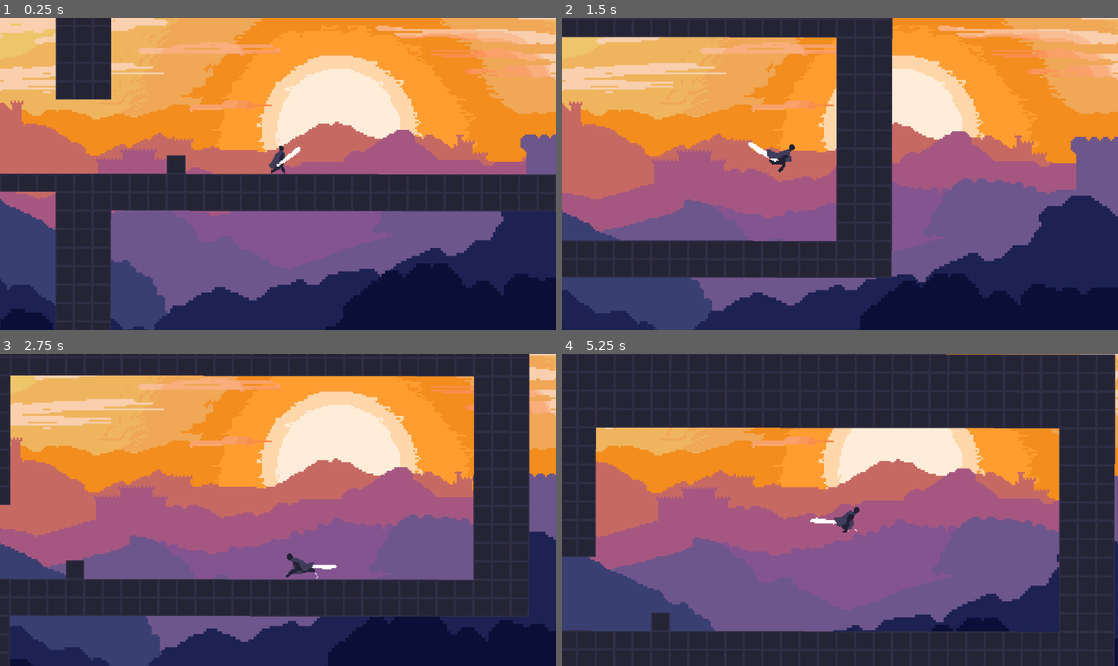
Above: before the commit, frames 1-4 (two rows, left to right).
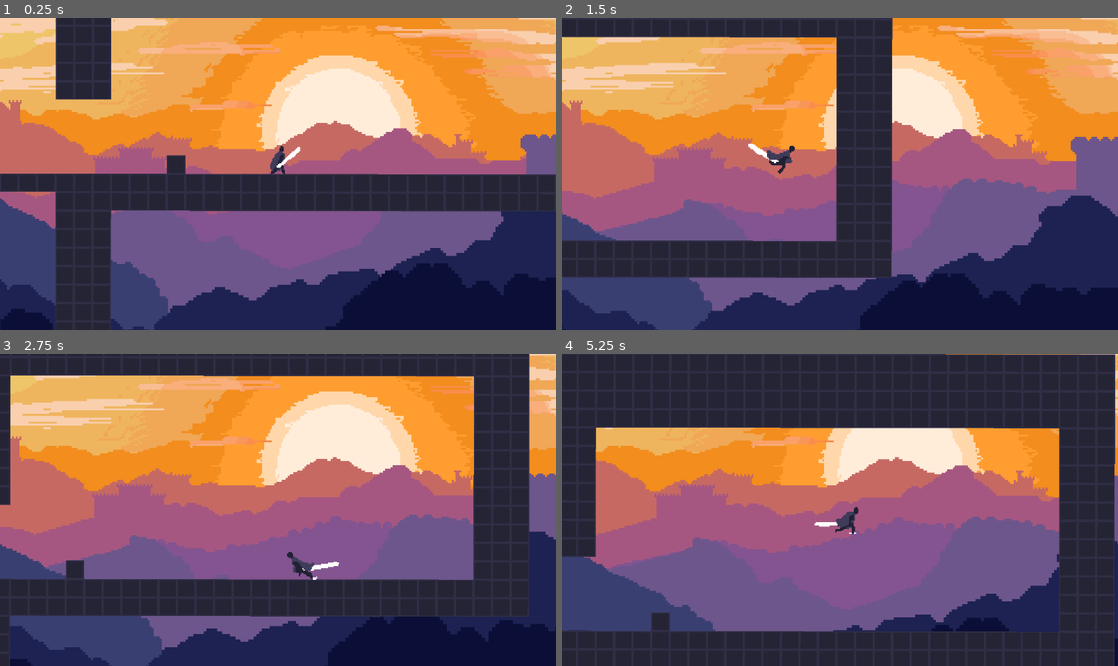
Above: after the commit, the same moments.

Repository: EinarDarri/hr-game-out-of-order
Game: Godot game, scene res://game.tscn
Same seed, same stepped clock (60 frames per second), same inputs: the game is played once before the commit and once after it.
Inputs (mouse positions are in pixels of both pictures, inside the frame that each line leads up to):
- Up to frame 1 (0.25 s): no input
- Up to frame 2 (1.5 s): move the mouse to (962, 158) at 0.52 s; hold D (move_right) from 0.53 s (still down); click (962, 158) at 0.6 s; tap Space (move_jump) at 0.77 s; move the mouse to (728, 189) at 1.27 s; tap S (look_down) at 1.35 s
- Up to frame 3 (2.75 s): tap Space (move_jump) at 1.52 s; move the mouse to (333, 441) at 2.02 s; release D (move_right) at 2.03 s; hold A (move_left) from 2.03 s (still down); hold W (look_up) from 2.03 s (still down)
- Up to frame 4 (5.25 s): move the mouse to (812, 572) at 2.77 s; release A (move_left) at 2.78 s; release W (look_up) at 2.78 s; hold D (move_right) 2.78-4.28 s; tap Shift (move_dash) at 2.85 s; tap Space (move_jump) at 3.02, 3.77, 4.52 s; move the mouse to (1006, 556) at 3.52 s; click (1006, 556) at 3.6 s; move the mouse to (673, 463) at 4.27 s; hold A (move_left) 4.28-5.03 s; tap S (look_down) at 4.35 s; move the mouse to (867, 510) at 5.02 s; hold D (move_right) from 5.03 s (still down); hold W (look_up) from 5.03 s (still down)

The runs differ from the first frame. In frame 1, 1.1% of the frame differs, in the area x 0-95%, y 26-95%; in frame 2, 1.3%; in frame 3, 1.6%; in frame 4, 2.0%, in the area x 4-100%, y 32-88%.

Commit message:
Minor animation adjustments + remove player-enemy collisions

Diff:
--- a/enemy/enemy.tscn
+++ b/enemy/enemy.tscn
@@ -9,7 +9,7 @@
 height = 20.0
 
 [node name="Enemy" type="CharacterBody2D"]
-collision_layer = 5
+collision_layer = 4
 collision_mask = 5
 script = ExtResource("1_ofsxj")
 take_damage_particle = ExtResource("2_ppra6")
--- a/game.tscn
+++ b/game.tscn
@@ -38,7 +38,7 @@
 texture = ExtResource("5_7jktm")
 
 [node name="Parallax2D2" type="Parallax2D" parent="Background"]
-scroll_scale = Vector2(0.01, 0.01)
+scroll_scale = Vector2(0.004, 0.004)
 scroll_offset = Vector2(256, 158)
 
 [node name="Sprite2D" type="Sprite2D" parent="Background/Parallax2D2"]
@@ -47,7 +47,7 @@
 texture = ExtResource("2_iotsf")
 
 [node name="Parallax2D3" type="Parallax2D" parent="Background"]
-scroll_scale = Vector2(0.02, 0.02)
+scroll_scale = Vector2(0.01, 0.01)
 scroll_offset = Vector2(256, 128)
 
 [node name="Sprite2D" type="Sprite2D" parent="Background/Parallax2D3"]
@@ -56,7 +56,7 @@
 texture = ExtResource("3_lc2xo")
 
 [node name="Parallax2D4" type="Parallax2D" parent="Background"]
-scroll_scale = Vector2(0.03, 0.03)
+scroll_scale = Vector2(0.02, 0.02)
 scroll_offset = Vector2(256, 128)
 
 [node name="Sprite2D" type="Sprite2D" parent="Background/Parallax2D4"]
@@ -74,7 +74,7 @@
 texture = ExtResource("5_7sc4i")
 
 [node name="Parallax2D6" type="Parallax2D" parent="Background"]
-scroll_scale = Vector2(0.05, 0.05)
+scroll_scale = Vector2(0.06, 0.06)
 scroll_offset = Vector2(256, 128)
 
 [node name="Sprite2D" type="Sprite2D" parent="Background/Parallax2D6"]
--- a/player/player.tscn
+++ b/player/player.tscn
@@ -105,7 +105,7 @@
 }],
 "loop": true,
 "name": &"Idle",
-"speed": 12.0
+"speed": 10.0
 }, {
 "frames": [{
 "duration": 1.0,
@@ -119,7 +119,7 @@
 }],
 "loop": false,
 "name": &"Jump",
-"speed": 12.0
+"speed": 10.0
 }, {
 "frames": [{
 "duration": 1.0,
@@ -136,7 +136,7 @@
 }],
 "loop": true,
 "name": &"Running",
-"speed": 12.0
+"speed": 10.0
 }, {
 "frames": [{
 "duration": 1.0,
@@ -159,7 +159,7 @@
 }],
 "loop": false,
 "name": &"Slash",
-"speed": 12.0
+"speed": 10.0
 }]
 
 [sub_resource type="CapsuleShape2D" id="CapsuleShape2D_ryrav"]
@@ -171,15 +171,12 @@
 
 [node name="Player" type="CharacterBody2D"]
 collision_layer = 2
-collision_mask = 2
 script = ExtResource("1_i3pqv")
 
 [node name="AnimatedSprite2D" type="AnimatedSprite2D" parent="."]
-position = Vector2(0, -17)
+position = Vector2(0, -16)
 sprite_frames = SubResource("SpriteFrames_x7c3f")
-animation = &"Slash"
-frame = 5
-frame_progress = 1.0
+animation = &"Idle"
 
 [node name="CollisionShape2D" type="CollisionShape2D" parent="."]
 position = Vector2(0, -10)
Binary file changed: map/background/background.aseprite
Binary file changed: map/background/layer4.png
